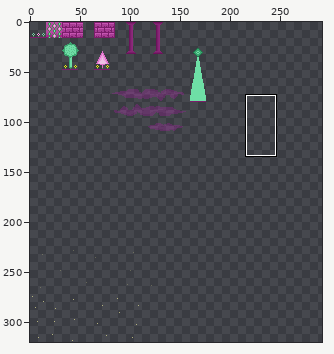
Sprite sheet -- map/tilesheet.png. The picture above shows the old version from afar; the outline marks the close-up.
Close-up. First the earlier version:
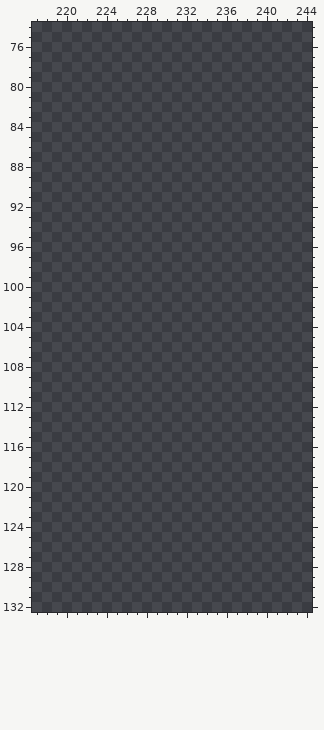
The file is 320x320 pixels. Pixels under 10% opacity are left out. Colours within 5 levels of each other are drawn and written as one. Shown: x 217..244, y 74..132. The wide view leaves out empty margins. The commit also changed other parts of the picture, which this record leaves out.
Now the later version:
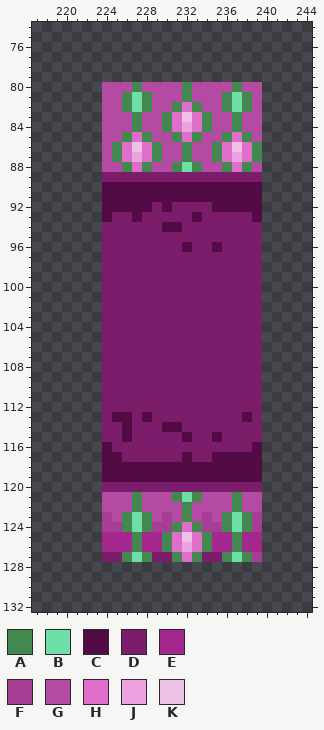
Palette (. is transparent): A #43884f  B #6edfa6  C #520b45  D #7c1d6b  E #a3278d  F #a73d94  G #b44aa1  H #df6eca  J #eca2de  K #edc2e5
Changes in this commit:
Changed rows in their new state; - is an unchanged pixel.
first column x 224:
 80 GGGAGGGGAGGGGAGG
 81 GGABAGGGAGGGABAG
 82 GGABAGGAHAGGABAG
 83 GGGAGGAHKHAGGAGG
 84 GGGAGGAHJHAGGAGG
 85 GGAHAGGAHAGGAHAG
 86 GAHKHAGGAGGAHKHA
 87 GAHJHAGGAGGAHJHA
 88 GGAHAGGABAGGAHAG
 89 DDDDDDDDDDDDDDDD
 90 CCCCCCCCCCCCCCCC
 91 CCCCCCCCCCCCCCCC
 92 CCCCCDCDDDDCCCCC
 93 CDDCDDDDDCDDDDDC
 94 DDDDDDCCDDDDDDDD
 95 DDDDDDDDDDDDDDDD
 96 DDDDDDDDCDDCDDDD
 97 DDDDDDDDDDDDDDDD
 98 DDDDDDDDDDDDDDDD
 99 DDDDDDDDDDDDDDDD
100 DDDDDDDDDDDDDDDD
101 DDDDDDDDDDDDDDDD
102 DDDDDDDDDDDDDDDD
103 DDDDDDDDDDDDDDDD
104 DDDDDDDDDDDDDDDD
105 DDDDDDDDDDDDDDDD
106 DDDDDDDDDDDDDDDD
107 DDDDDDDDDDDDDDDD
108 DDDDDDDDDDDDDDDD
109 DDDDDDDDDDDDDDDD
110 DDDDDDDDDDDDDDDD
111 DDDDDDDDDDDDDDDD
112 DDDDDDDDDDDDDDDD
113 DCCDCDDDDDDDDDCD
114 DDCDDDCCDDDDDDDD
115 DDCDDDDDCDDCDDDD
116 CDDDDDDDDDDDDDDC
117 CCDDDDDDCDDCCCCC
118 CCCCCCCCCCCCCCCC
119 CCCCCCCCCCCCCCCC
120 DDDDDDDDDDDDDDDD
121 GGGAGGGABAGGGAGG
122 GGGAGGGGAGGGGAGG
123 FGABAGFGAGFGABAF
124 FFABAFFAHAFFABAF
125 EEEAEEAHKHAEEAEE
126 EEEAEEAHJHAEEAEE
127 DDABADDAHADDABAF
Where, in picture pixels (left, top, right, bottom), the same in both close-ups:
added: (102, 82, 262, 562)
